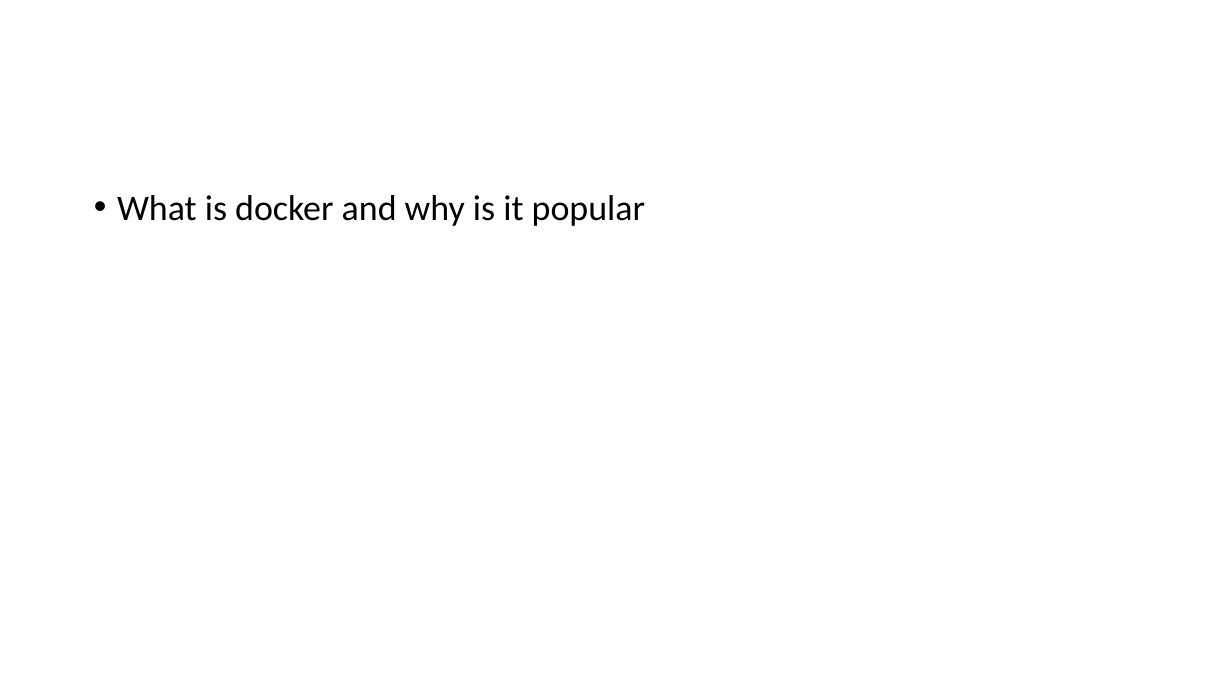
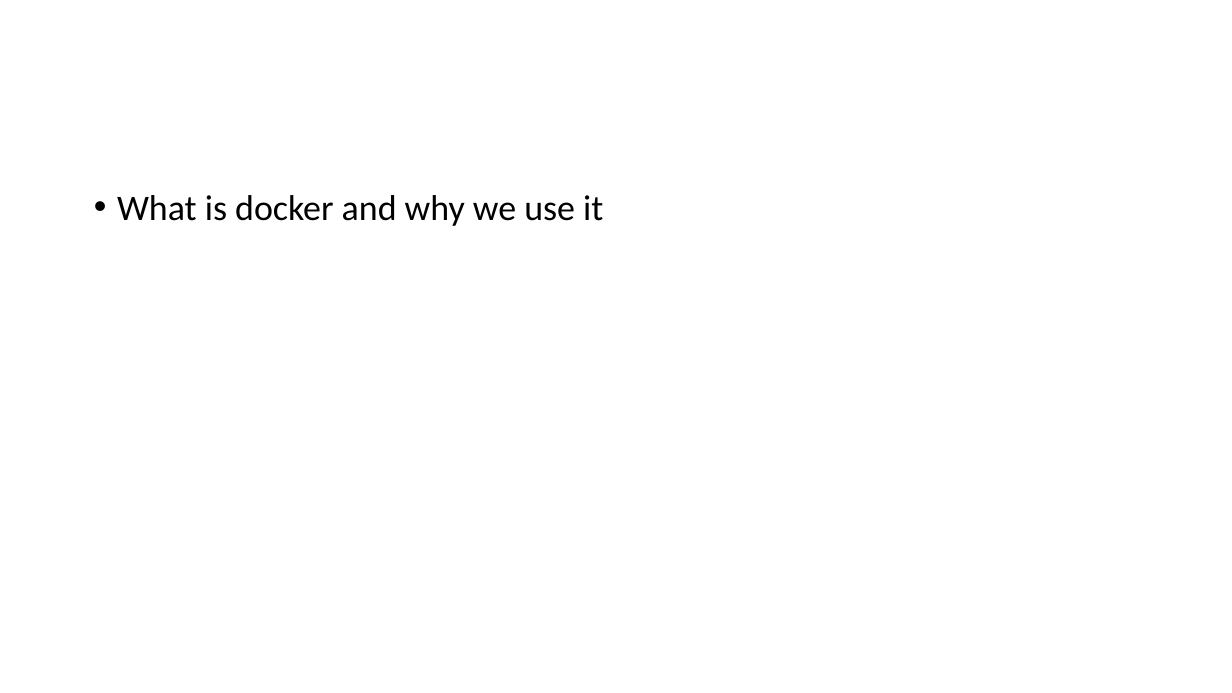
Before and after one commit to p360-workshop/DevDays-2020, a slide deck: slide 6 of DockerAndKubernetes/DockerAndKubernetes.pptx. Drawn at 1232x693 pixels with LibreOffice and Linux fonts; fonts in the diff are those of the drawing. Boxes give left, top, right and bottom in pixels: in the first picture for what was removed or moved away, otherwise in the second. Text is boxed around its words. In the diff, an @@ line names an element or a change of style, - is before the commit and + after.

Commit message:
updated slide

```diff
--- a/DockerAndKubernetes/DockerAndKubernetes.pptx
+++ b/DockerAndKubernetes/DockerAndKubernetes.pptx
@@ text at (x1=117, y1=195, x2=603, y2=226): text changed @@
-• What is docker and why is it popular
+• What is docker and why we use it
```
Also in this commit, not shown: 2 other slides changed, 1 slide removed.
